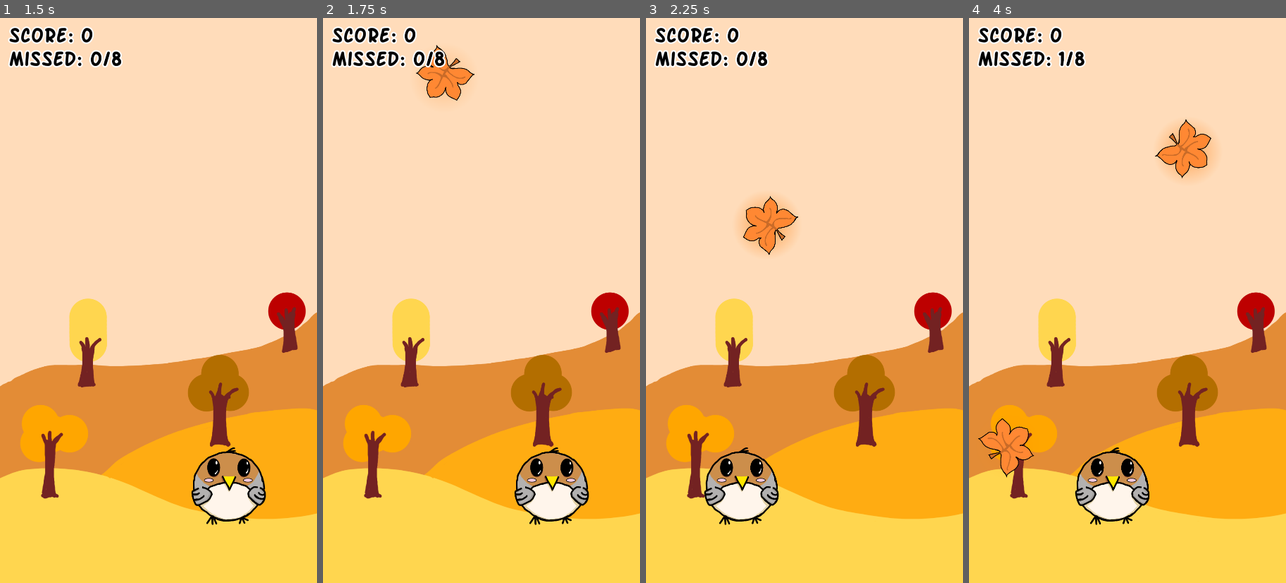
Above: before the commit, frames 1-4 (left to right).
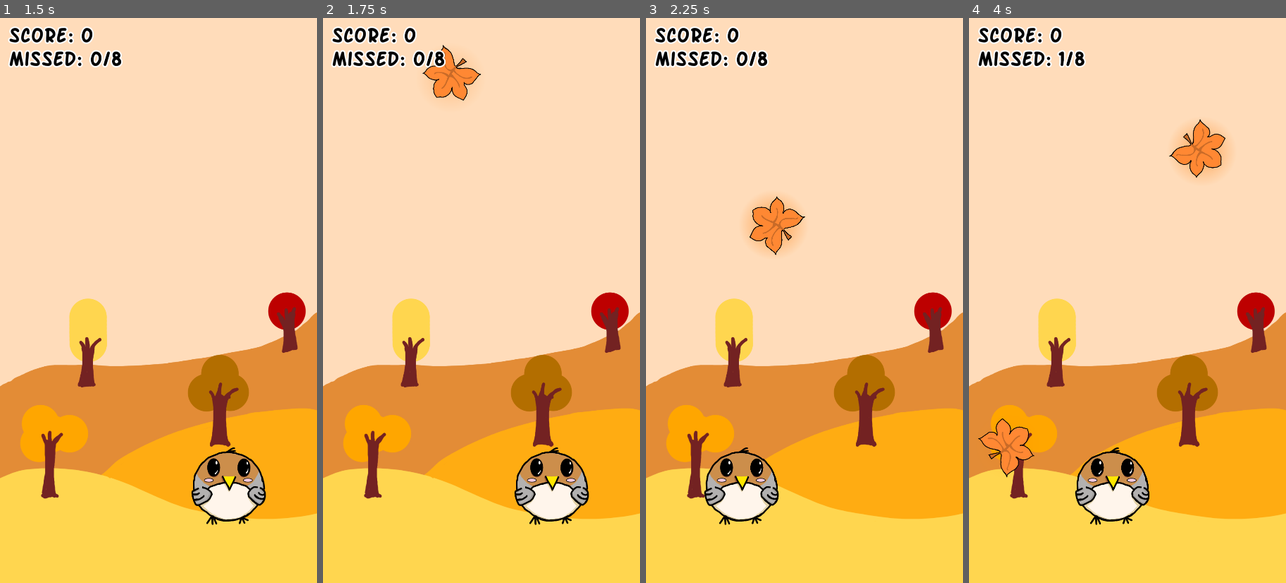
Above: after the commit, the same moments.

Repository: ezhor/Bird-Fall
Game: Godot game, scene res://Scenes/main.tscn
Two runs of this game, one before a commit and one after it. Both use one fixed random seed, a clock stepped at 60 frames per second and the inputs below.
Inputs (mouse positions are in pixels of both pictures, inside the frame that each line leads up to):
- Up to frame 1 (1.5 s): click "Play" at 0.5 s; tap Enter at 1.25 s; move the mouse to (228, 272) at 1.27 s
- Up to frame 2 (1.75 s): no input
- Up to frame 3 (2.25 s): move the mouse to (741, 328) at 2.02 s
- Up to frame 4 (4 s): move the mouse to (1159, 176) at 2.77 s; move the mouse to (1111, 413) at 3.52 s

Frame 1 is identical in both runs. In frame 2, 0.6% of the frame differs, in the area x 29-50%, y 4-15%; in frame 3, 0.7%; in frame 4, 1.4%, in the area x 3-82%, y 17-82%.

Commit message:
Fixed limits according to resolution

Diff:
--- a/Scripts/Constants.gd
+++ b/Scripts/Constants.gd
@@ -1,3 +1,3 @@
 class_name Constants
 const MIN_POSITION: int = 130
-const MAX_POSITION: int = 890
+const MAX_POSITION: int = 950
